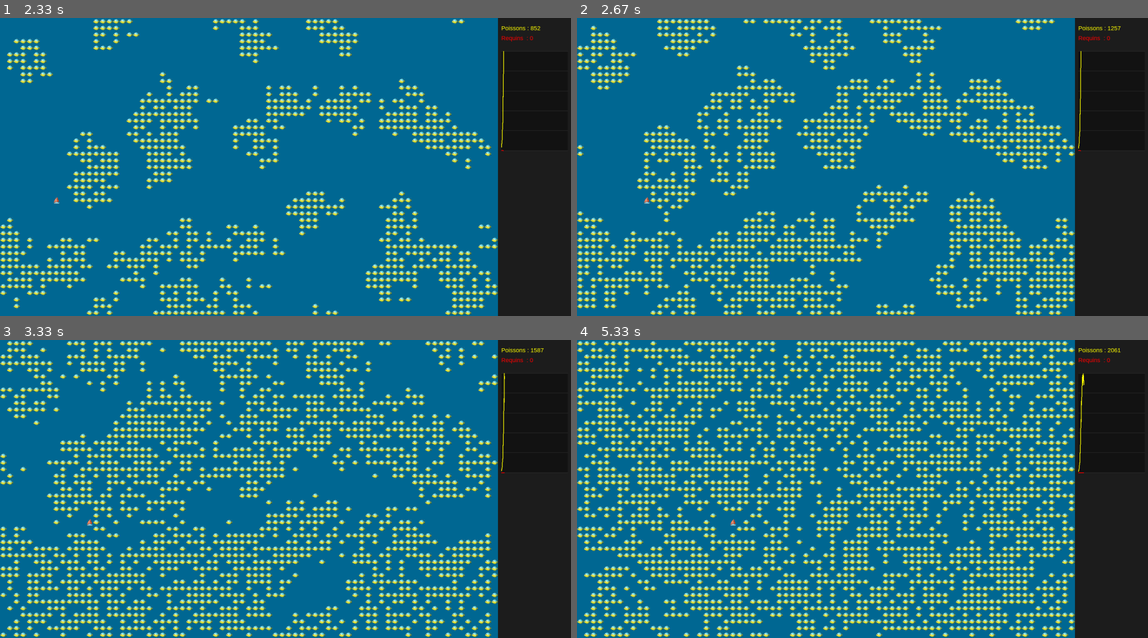
Above: before the commit, frames 1-4 (two rows, left to right).
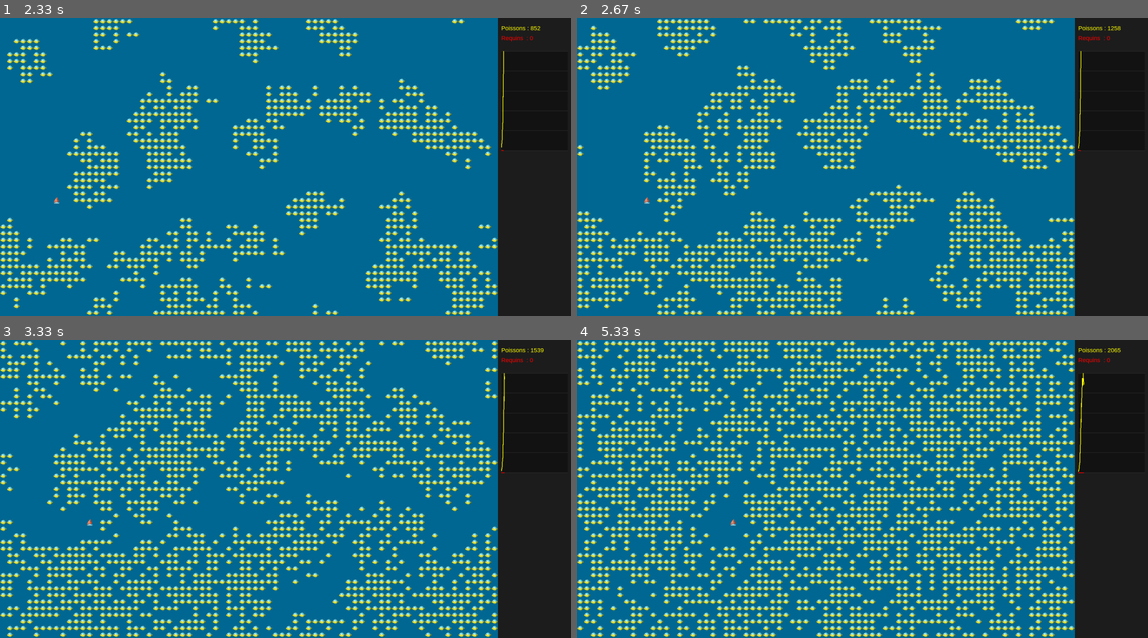
Above: after the commit, the same moments.

Repository: RemiVander/wator_projekt
Game: pygame game, started from main.py
The game is run twice, just before and just after one commit, with the same random seed, the same clock (stepped at 60 frames per second) and the same inputs.
Inputs:
- Up to frame 1 (2.33 s): tap R at 0.33 s
- Up to frame 2 (2.67 s): no input
- Up to frame 3 (3.33 s): no input
- Up to frame 4 (5.33 s): no input

Frame 1 is identical in both runs. In frame 2, 2.2% of the frame differs, in the area x 1-96%, y 2-100%; in frame 3, 17%; in frame 4, 22%, in the area x 0-96%, y 0-100%.

Commit message:
changements chalutier

Diff:
--- a/models/sea.py
+++ b/models/sea.py
@@ -154,19 +154,20 @@
                 entity.age = 0
             entity.x_coordinate, entity.y_coordinate = new_x, new_y
             self.sea[old_x][old_y] = None
-
     def apply_trawler_effect(self):
         """
-        Supprime tous les poissons dans la position du chalutier et ses cases verticales adjacentes.
+        Supprime tous les poissons dans la zone affectée par le chalutier (rayon défini).
         """
         if self.trawler:
             x, y = self.trawler.x, self.trawler.y
-            for dx in [-1, 0, 1]:
-                for dy in [-1, 0, 1]:
+            radius = self.trawler.radius
+            for dx in range(-radius, radius + 1):
+                for dy in range(-radius, radius + 1):
                     nx = (x + dx) % self.height
                     ny = (y + dy) % self.width
                     if not isinstance(self.sea[nx][ny], Trawler):
                         self.sea[nx][ny] = None
+
 
     def update(self):
         """
@@ -229,5 +230,5 @@
             start_y = 0 if random.choice([True, False]) else self.width - 1
             direction = 1 if start_y == 0 else -1
             start_x = random.randint(0, self.height - 1)
-            self.trawler = Trawler(x=start_x, y=start_y, direction=direction)
+            self.trawler = Trawler(x=start_x, y=start_y, direction=direction, radius=2)
             self.sea[start_x][start_y] = self.trawler
--- a/models/trawler.py
+++ b/models/trawler.py
@@ -1,34 +1,22 @@
-
 class Trawler:
-    """
-    Représente un chalutier qui se déplace horizontalement dans la mer
-    et détruit les poissons sur son passage.
-
-    Attributes:
-        x (int): Ligne du chalutier dans la grille.
-        y (int): Colonne actuelle du chalutier.
-        direction (int): Direction du déplacement (1 pour droite, -1 pour gauche).
-    """
-
-    def __init__(self, x=0, y=0, direction=1):
+    def __init__(self, x, y, direction, radius=2):
         """
-        Initialise le chalutier avec sa position et sa direction.
+        Initialise le chalutier.
 
         Args:
-            x (int): Ligne où le chalutier commence (défaut: 0).
-            y (int): Colonne initiale (défaut: 0).
-            direction (int): Direction de déplacement (1 pour droite, -1 pour gauche).
+            x (int): Position verticale
+            y (int): Position horizontale
+            direction (int): +1 (vers la droite) ou -1 (vers la gauche)
+            radius (int): Rayon d'effet du chalutier (zone = (2*radius + 1)^2)
         """
         self.x = x
         self.y = y
         self.direction = direction
+        self.radius = radius
 
     def move(self, width):
-        """
-        Déplace le chalutier horizontalement sur une ligne,
-        en tenant compte du rebouclage (mer torique).
-
-        Args:
-            width (int): Largeur de la mer.
-        """
+        """Fait avancer le chalutier horizontalement d'une case selon sa direction."""
         self.y += self.direction
+        if self.y < 0 or self.y >= width:
+            # Le chalutier quitte la grille
+            self.y = -1
